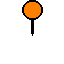
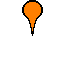
Layered file, before and after one edit (64 x 64). Changes by layer:
painted on "レイヤー 1" over [28, 17, 37, 31]
